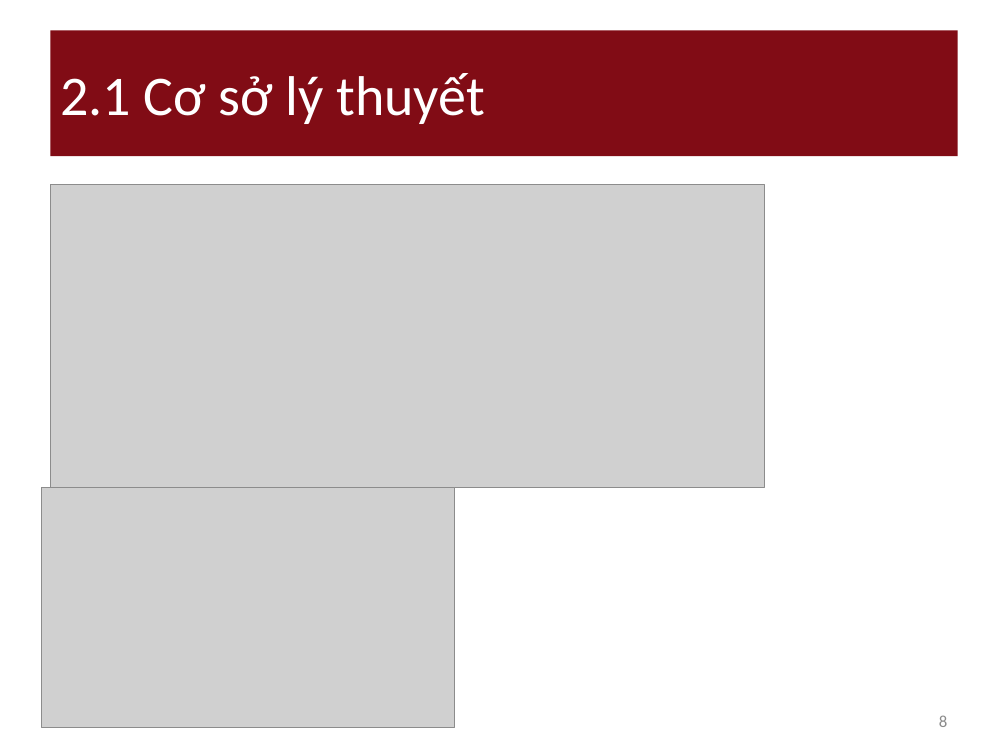
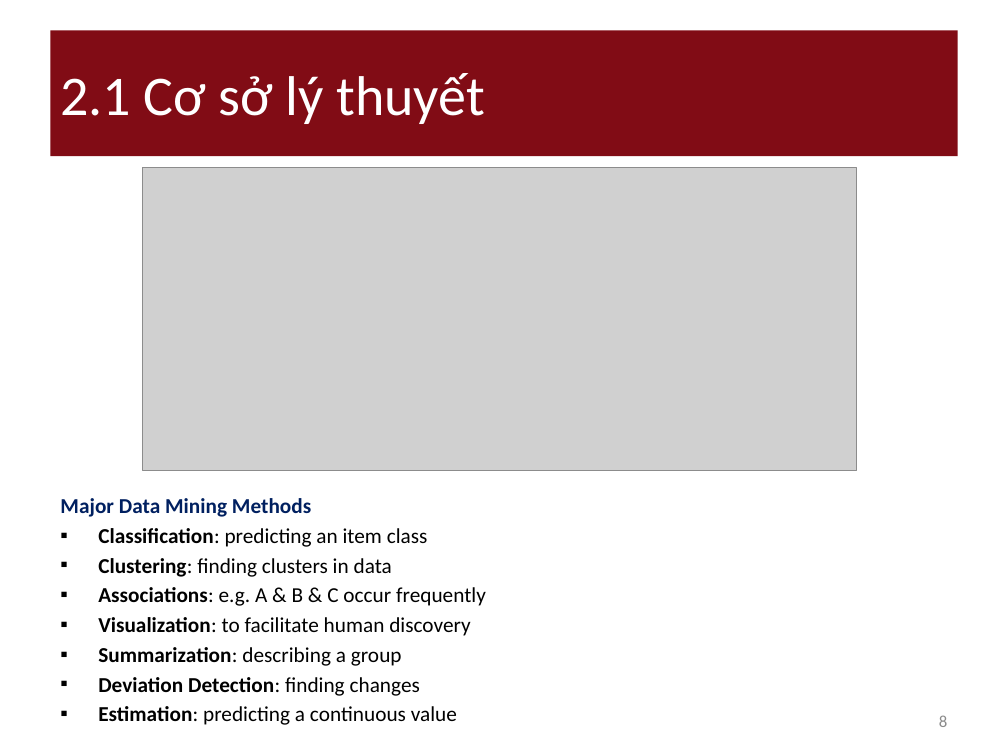
Before and after one commit to nguyendanhtu/drop-out, a slide deck: slide 8 of 01. Document/DropOut_Project_Report v_04.12.2011.pptx. Drawn at 1008x756 pixels with LibreOffice and Linux fonts; fonts in the diff are those of the drawing; grey boxes stand for pictures. Boxes give left, top, right and bottom in pixels: in the first picture for what was removed or moved away, otherwise in the second. Text is boxed around its words. In the diff, an @@ line names an element or a change of style, - is before the commit and + after.

```diff
--- a/01. Document/DropOut_Project_Report v_04.12.2011.pptx
+++ b/01. Document/DropOut_Project_Report v_04.12.2011.pptx
@@ picture: place and size @@
-picture at bbox=[50, 184, 764, 487]
+picture at bbox=[143, 168, 857, 471]
@@ picture removed at bbox=[42, 487, 455, 728] @@
@@ text added at bbox=[60, 498, 486, 725], 15.2 pt, text #000000 @@
+Major Data Mining Methods
+▪ Classification: predicting an item class
+▪ Clustering: finding clusters in data
+▪ Associations: e.g. A & B & C occur frequently
+▪ Visualization: to facilitate human discovery
+▪ Summarization: describing a group
+▪ Deviation Detection: finding changes
+▪ Estimation: predicting a continuous value
```
Also in this commit, not shown: 3 other slides changed, 1 other file.
